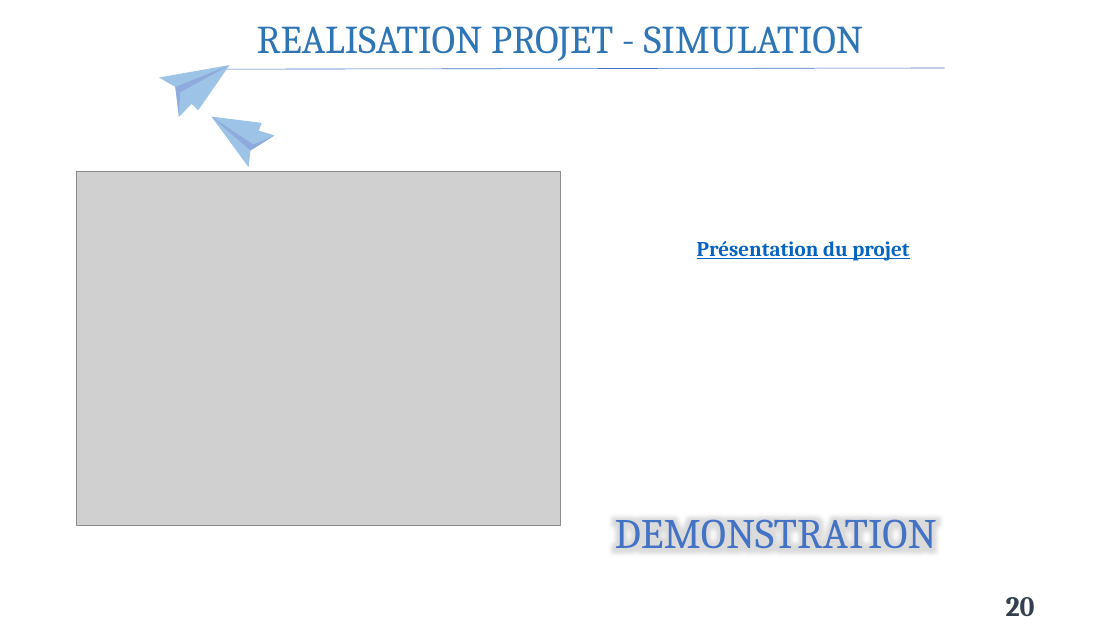
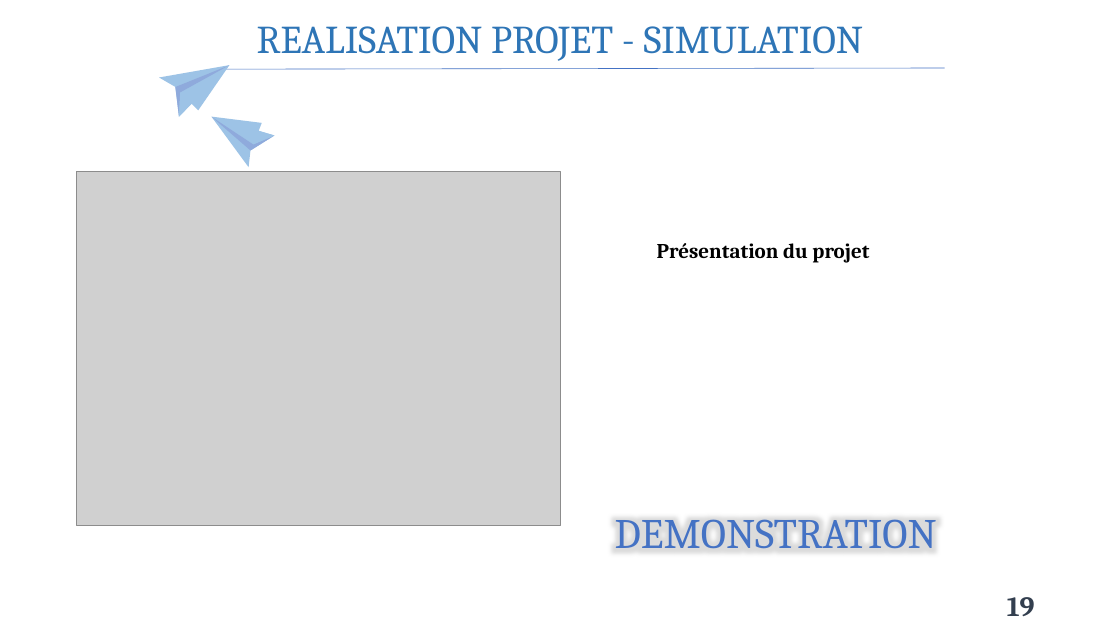
Before and after one commit to Claude127/stageX2, a slide deck: slide 19 of Presentation1.pptx (slide 20 before the commit). Drawn at 1120x630 pixels with LibreOffice and Linux fonts; fonts in the diff are those of the drawing; grey boxes stand for pictures. Boxes give left, top, right and bottom in pixels: in the first picture for what was removed or moved away, otherwise in the second. Text is boxed around its words. In the diff, an @@ line names an element or a change of style, - is before the commit and + after.

```diff
--- a/Presentation1.pptx
+++ b/Presentation1.pptx
@@ text "Présentation du projet": place and size @@
-text "Présentation du projet" at (697, 241, 909, 261)
+text "Présentation du projet" at (657, 243, 869, 263)
@@ text "Présentation du projet" at (657, 243, 869, 263): text colour #0563C1 to #000000, underline off @@
@@ page number at (1007, 597, 1035, 616): text changed @@
-20
+19
```
Also in this commit, not shown: 1 other slide changed, 1 slide removed, 6 other files.
